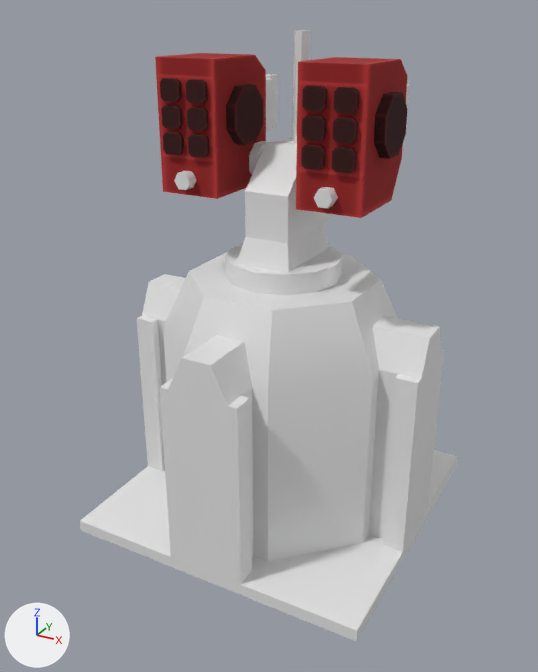
An edit to the FBX model Assets/_Project/Art/Models/Building/struct_Turret_Missile_A_Base.fbx, drawn before and after from the same camera.
Before and after are seen from a 50 mm lens placed at (5.2, -9.92, 8.05), pointed at (-0.07, -0.35, 3.26). The lights are fixed; the arrows at lower left show +X, +Y and +Z. The older version comes first. Where no turn or scale is listed for an object, it has been applied to the vertices.

The first picture shows 'struct_Turret_Missile_A_Base', 'struct_Turret_Missile_A_Mount_yup', 'struct_Turret_Missile_A_Weapon_yup'.
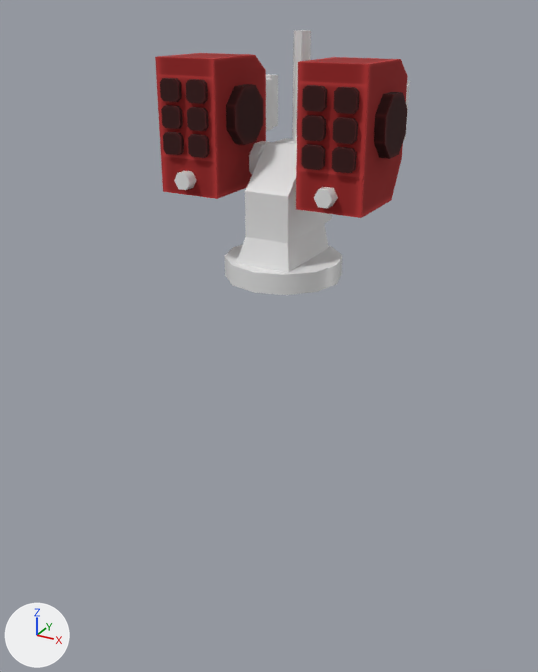
The newer file is also turned or shifted as a whole; pictures and numbers use the older file's frame.

Where the change shows, as pixel boxes (x1, y1, x2, y2) in the pictures (538 x 672 px):
'struct_Turret_Missile_A_Base', deleted
    before: (80, 252, 458, 641)

Patch to the scene script:
```diff
--- a/Assets/_Project/Art/Models/Building/struct_Turret_Missile_A_Base.fbx.py
+++ b/Assets/_Project/Art/Models/Building/struct_Turret_Missile_A_Base.fbx.py
@@ ob_struct_turret_missile_a_base @@
-ob_struct_turret_missile_a_base = bpy.data.objects.new('struct_Turret_Missile_A_Base', me_mesh_093)
-ob_struct_turret_missile_a_base.location = (0.0, 0.0, 0.0)
```
